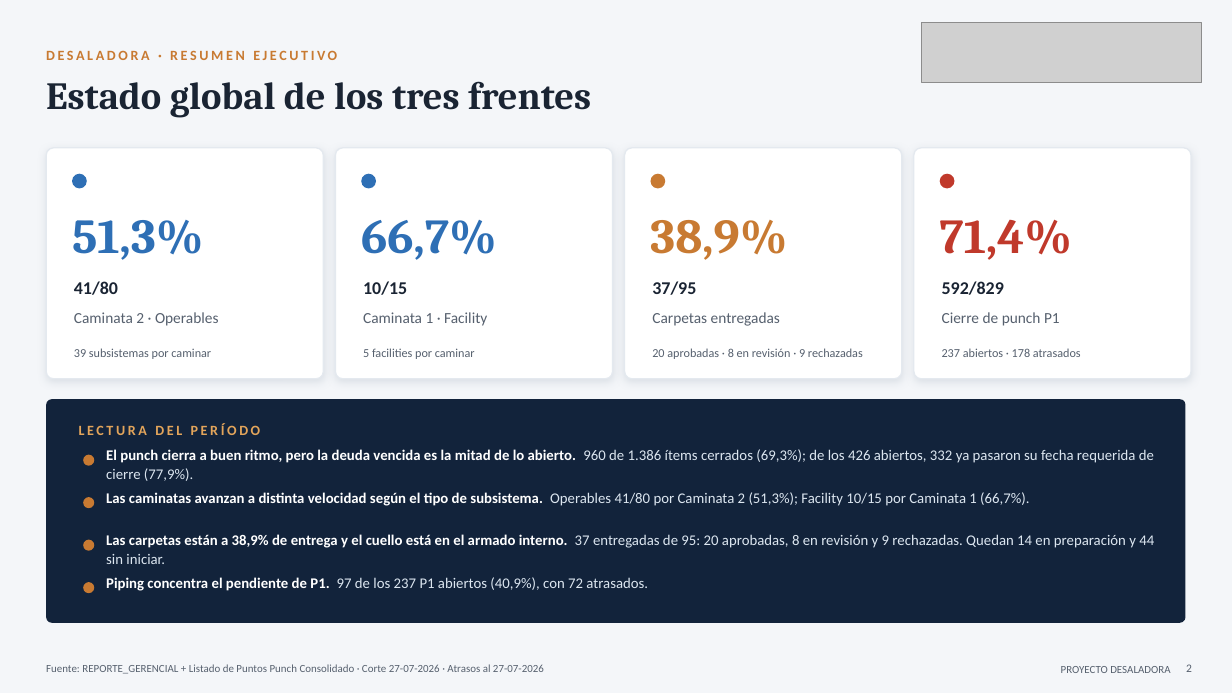
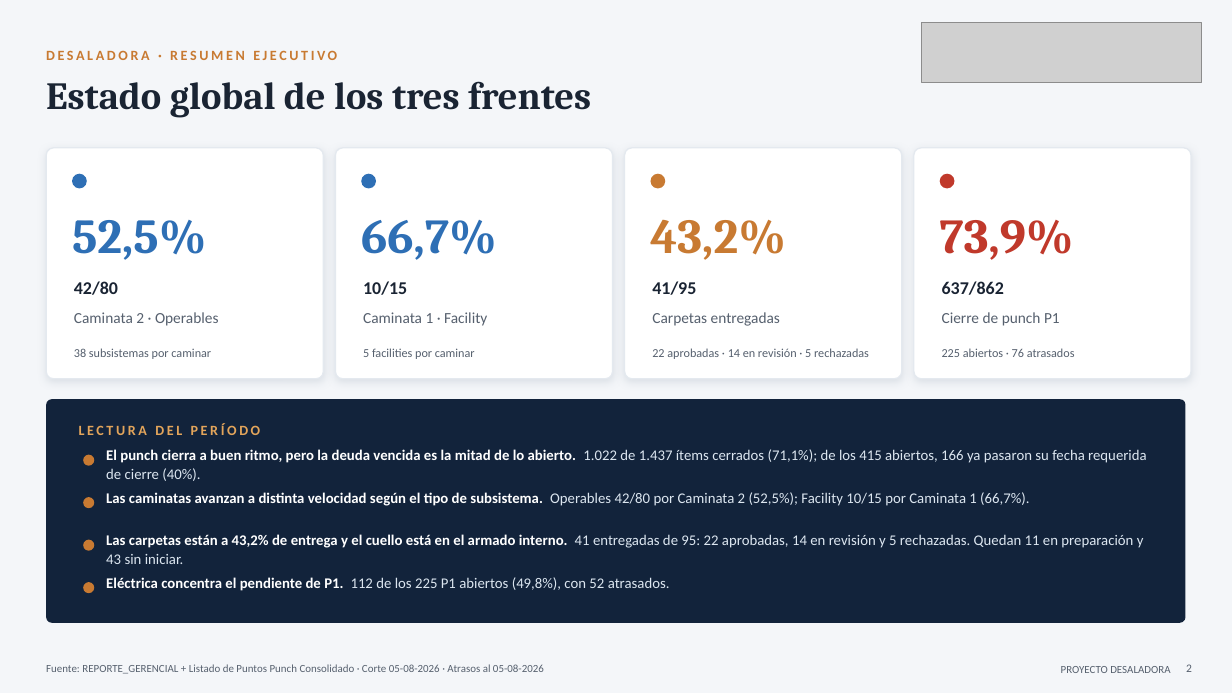
Before and after one commit to tdkvalex/Dashboard-HSEQ, a slide deck: slide 2 of panel_control_TOP_P1/Panel_Control_TOP_P1.pptx. Drawn at 1232x693 pixels with LibreOffice and Linux fonts; fonts in the diff are those of the drawing; grey boxes stand for pictures. Boxes give left, top, right and bottom in pixels: in the first picture for what was removed or moved away, otherwise in the second. Text is boxed around its words. In the diff, an @@ line names an element or a change of style, - is before the commit and + after.

```diff
--- a/panel_control_TOP_P1/Panel_Control_TOP_P1.pptx
+++ b/panel_control_TOP_P1/Panel_Control_TOP_P1.pptx
@@ text at [72, 220, 206, 260]: text changed @@
-51,3%
+52,5%
@@ text at [650, 220, 785, 260]: text changed @@
-38,9%
+43,2%
@@ text at [940, 220, 1074, 260]: text changed @@
-71,4%
+73,9%
@@ text at [74, 281, 118, 295]: text changed @@
-41/80
+42/80
@@ text at [652, 281, 696, 295]: text changed @@
-37/95
+41/95
@@ text at [942, 281, 1004, 295]: text changed @@
-592/829
+637/862
@@ text at [652, 348, 869, 359]: text changed @@
-20 aprobadas · 8 en revisión · 9 rechazadas
+22 aprobadas · 14 en revisión · 5 rechazadas
@@ text at [942, 348, 1075, 357]: text changed @@
-237 abiertos · 178 atrasados
+225 abiertos · 76 atrasados
@@ text at [106, 449, 1147, 481]: text changed @@
-El punch cierra a buen ritmo, pero la deuda vencida es la mitad de lo abierto. 960 de 1.386 ítems cerrados (69,3%); de los 426 abiertos, 332 ya pasaron su fecha requerida de cierre (77,9%).
+El punch cierra a buen ritmo, pero la deuda vencida es la mitad de lo abierto. 1.022 de 1.437 ítems cerrados (71,1%); de los 415 abiertos, 166 ya pasaron su fecha requerida de cierre (40%).
@@ text at [106, 492, 1029, 506]: text changed @@
-Las caminatas avanzan a distinta velocidad según el tipo de subsistema. Operables 41/80 por Caminata 2 (51,3%); Facility 10/15 por Caminata 1 (66,7%).
+Las caminatas avanzan a distinta velocidad según el tipo de subsistema. Operables 42/80 por Caminata 2 (52,5%); Facility 10/15 por Caminata 1 (66,7%).
@@ text at [106, 534, 1144, 564]: text changed @@
-Las carpetas están a 38,9% de entrega y el cuello está en el armado interno. 37 entregadas de 95: 20 aprobadas, 8 en revisión y 9 rechazadas. Quedan 14 en preparación y 44 sin iniciar.
+Las carpetas están a 43,2% de entrega y el cuello está en el armado interno. 41 entregadas de 95: 22 aprobadas, 14 en revisión y 5 rechazadas. Quedan 11 en preparación y 43 sin iniciar.
@@ text at [106, 577, 670, 591]: text changed @@
-Piping concentra el pendiente de P1. 97 de los 237 P1 abiertos (40,9%), con 72 atrasados.
+Eléctrica concentra el pendiente de P1. 112 de los 225 P1 abiertos (49,8%), con 52 atrasados.
@@ text at [46, 664, 544, 674]: text changed @@
-Fuente: REPORTE_GERENCIAL + Listado de Puntos Punch Consolidado · Corte 27-07-2026 · Atrasos al 27-07-2026
+Fuente: REPORTE_GERENCIAL + Listado de Puntos Punch Consolidado · Corte 05-08-2026 · Atrasos al 05-08-2026
```
Also in this commit, not shown: 4 other slides changed, 3 other files.
